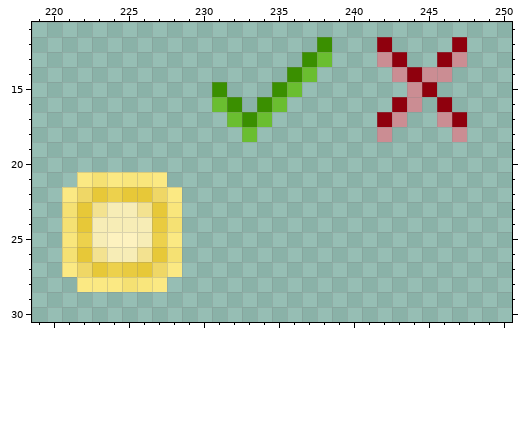
A pixel-art file gets an edit: asset/icons.aseprite. Above is the file before it was changed.
256x256 pixels, 1 frame. Colours within 5 levels of each other are drawn and written as one. Shown: x 219..250, y 11..30. The commit also changed other parts of the picture, which this record leaves out.
After:
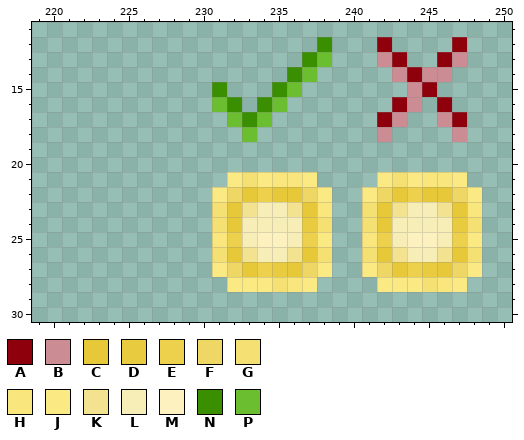
Palette (. is transparent): A #8f000d  B #cb8d93  C #e7c838  D #e9cb40  E #edd14c  F #efd766  G #f5e173  H #f9e67c  J #fbe983  K #f3e290  L #f7edb6  M #fdf2bf  N #3a8f00  P #6abe30
What changed:
layer "tempt_bg" added
--- layers "tempt_bg", "food_bg"
@@ x 219..250 @@
 20 ................................
-21 ...JGJHHJ.......................
-22 ..JFCECCFJ......................
-23 ..GCKLLKCH......................
-24 ..GCLLLLDG......................
-25 ..HELMMLEJ......................
-26 ..GCKLLKCG......................
-27 ..JFCEDCFJ......................
-28 ...JJJGHJ.......................
+21 .............JGJHHJ....JGJHHJ...
+22 ............JFCECCFJ..JFCECCFJ..
+23 ............GCKLLKCH..GCKLLKCH..
+24 ............GCLLLLDG..GCLLLLDG..
+25 ............HELMMLEJ..HELMMLEJ..
+26 ............GCKLLKCG..GCKLLKCG..
+27 ............JFCEDCFJ..JFCEDCFJ..
+28 .............JJJGHJ....JJJGHJ...
 29 ................................
Changed places in both pictures, as pixel boxes (x1, y1, x2, y2):
changed: (62, 172, 482, 292)
